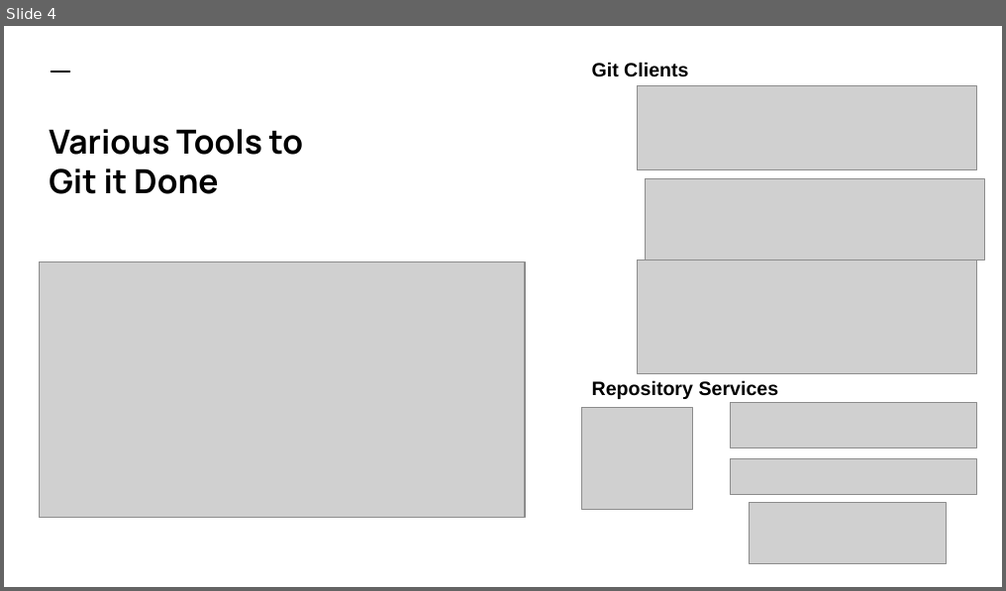
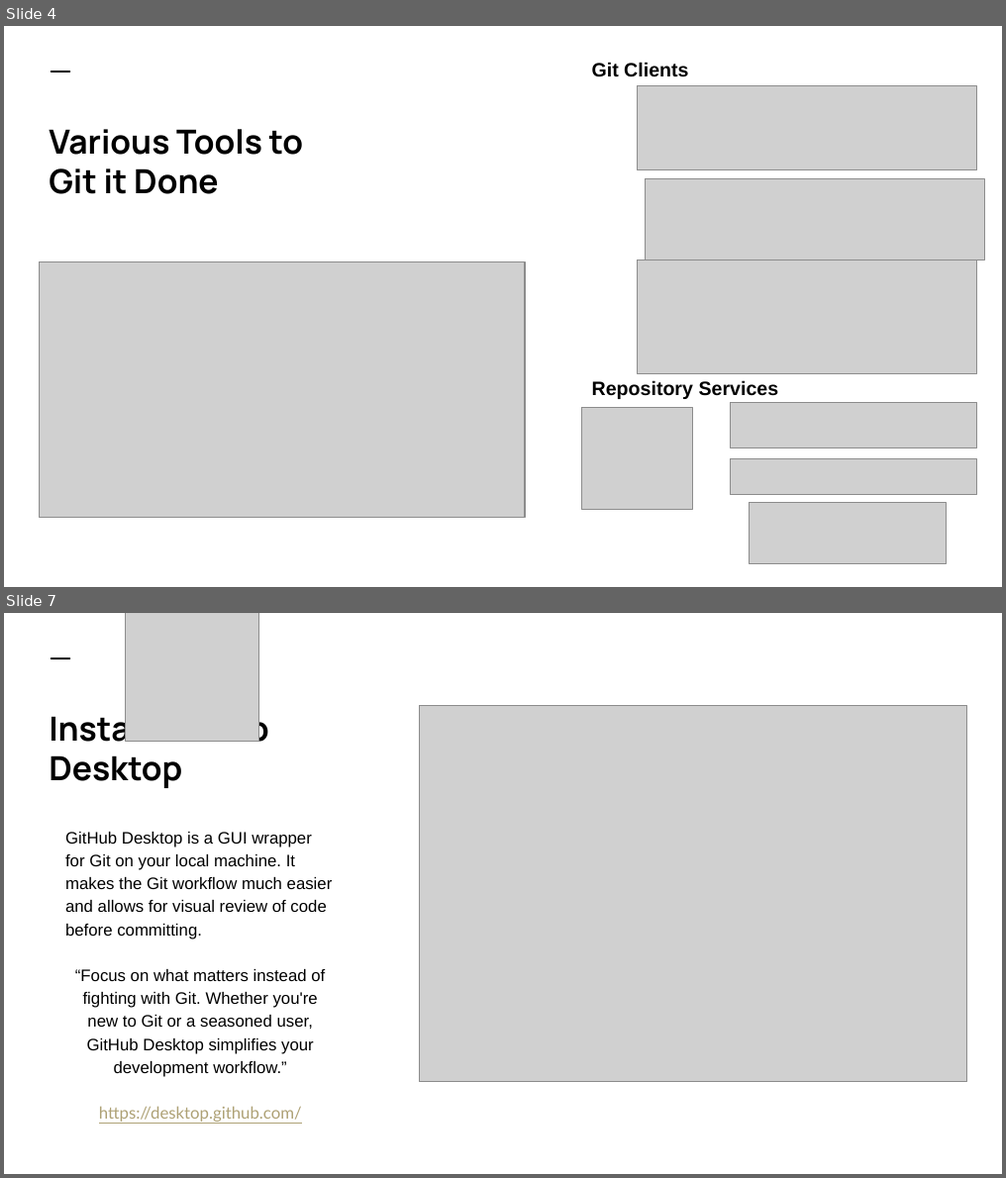
Before and after one commit to colbyford/DSBA6190-CloudComputing, a slide deck: 2 - Gitting Started/GittingStarted.pptx. Shown one above the other, each under a label of ours: slide 4 before the commit, slides 4 and 7 after it; the slides between them are not shown. The pictures are 1006x591 and 1006x1178 pixels, drawn with LibreOffice and Linux fonts; fonts in the diff are those of the drawing; grey boxes stand for pictures. Boxes give left, top, right and bottom in pixels: in the first picture for what was removed or moved away, otherwise in the second. Text is boxed around its words. In the diff, an @@ line names an element or a change of style, - is before the commit and + after.

```diff
--- a/2 - Gitting Started/GittingStarted.pptx
+++ b/2 - Gitting Started/GittingStarted.pptx
@@ slide 7 added at (x1=4, y1=613, x2=1002, y2=1174), background #FFFFFF; not listed: 1 template element that a slide beside it also shows @@
@@ picture added at (x1=126, y1=613, x2=258, y2=741) @@
@@ title added at (x1=49, y1=710, x2=268, y2=788), 24 pt, text #000000, bold @@
+Install GitHub Desktop
@@ picture added at (x1=419, y1=706, x2=967, y2=1082) @@
@@ text added at (x1=65, y1=832, x2=333, y2=1122), 12 pt, text #000000 @@
+GitHub Desktop is a GUI wrapper for Git on your local machine. It makes the Git workflow much easier and allows for visual review of code before committing.
+“Focus on what matters instead of fighting with Git. Whether you're new to Git or a seasoned user, GitHub Desktop simplifies your development workflow.”
+https://desktop.github.com/
```
Also in this commit, not shown: 3 slides changed.
